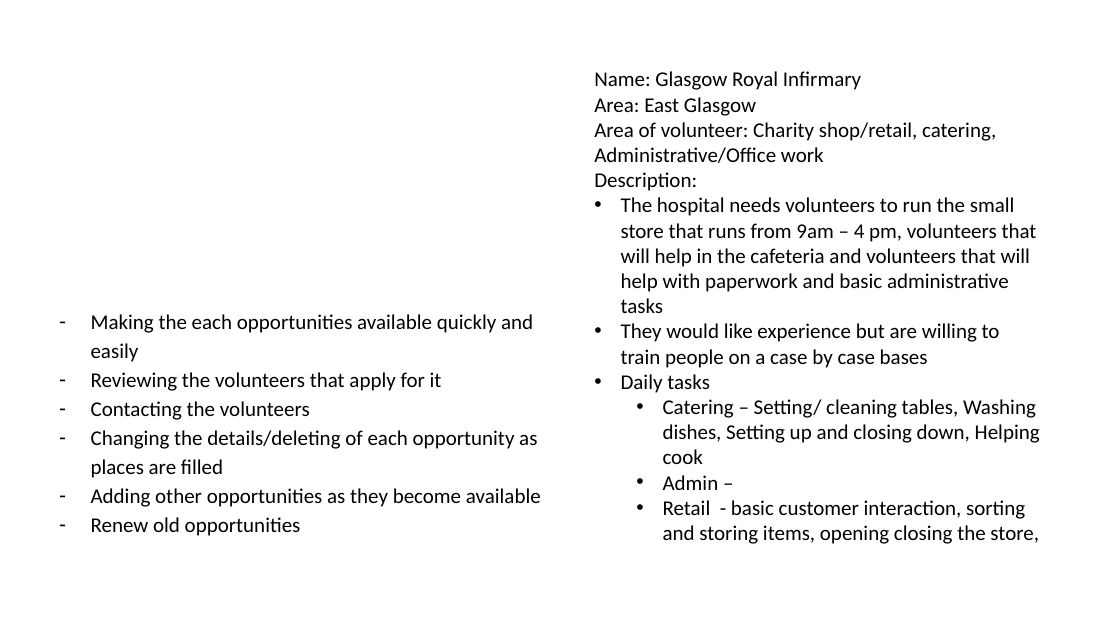
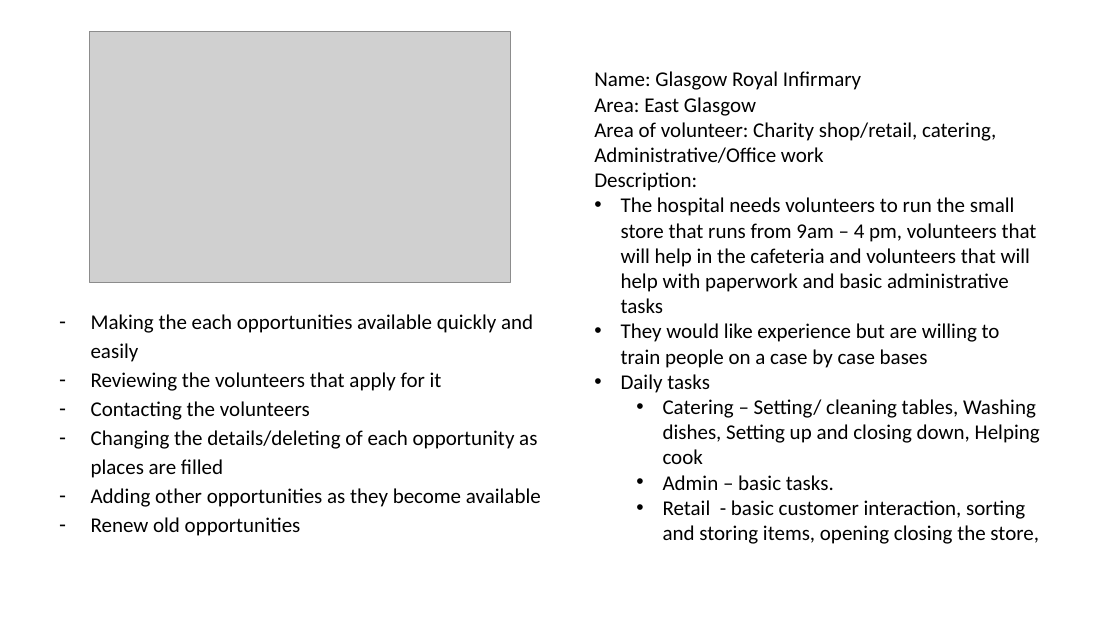
Before and after one commit to 2084246S/VolunteerMe, a slide deck: slide 3 of Volunteer Me.pptx. Drawn at 1120x630 pixels with LibreOffice and Linux fonts; fonts in the diff are those of the drawing; grey boxes stand for pictures. Boxes give left, top, right and bottom in pixels: in the first picture for what was removed or moved away, otherwise in the second. Text is boxed around its words. In the diff, an @@ line names an element or a change of style, - is before the commit and + after.

Commit message:
changes to powerpoint

```diff
--- a/Volunteer Me.pptx
+++ b/Volunteer Me.pptx
@@ picture added at box(90, 32, 510, 282) @@
@@ text at box(663, 475, 834, 490): text changed @@
-  • Admin –
+  • Admin – basic tasks.
```
Also in this commit, not shown: 1 other slide changed, 4 slides added.
